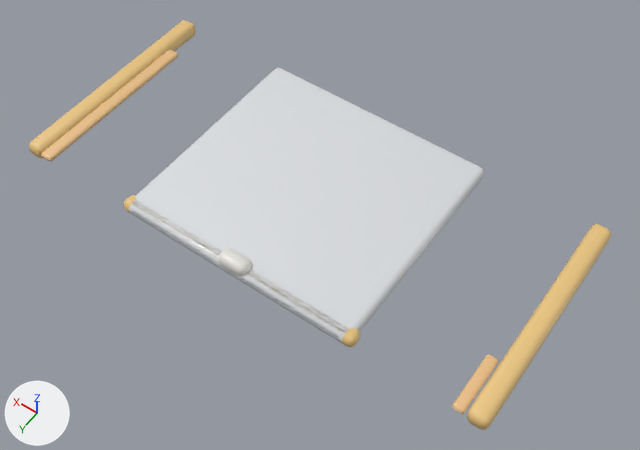
Two versions of the glTF model unity/Assets/Art/EarlyGame/garage-kit/garage-roll-door.glb, one commit apart.
Camera for both pictures: a camera (50 mm lens) standing at (-1.161, 1.977, 2.331) and looking at (-0.089, 0.477, -0.027). The axes (+X, +Y, +Z) are drawn at lower left. The lights are the same throughout. The first picture is the older version. Where no turn or scale is listed for an object, it has been applied to the vertices.

Before the edit, the objects in view are built like this:
```python
ob_drum_001 = bpy.data.objects.new('Drum.001', me_cube_036)
ob_drum_001.location = (0.0, 2.61, 0.0)
ob_framel_001 = bpy.data.objects.new('FrameL.001', me_cube_031)
ob_framel_001.location = (0.0, 1.4, 0.0)
ob_framer_001 = bpy.data.objects.new('FrameR.001', me_cube_032)
ob_framer_001.location = (0.0, 1.4, 0.0)
ob_header_001 = bpy.data.objects.new('Header.001', me_cube_033)
ob_header_001.location = (0.0, 2.67, 0.0)
ob_slat0_001 = bpy.data.objects.new('slat0.001', me_cube_037)
ob_slat0_001.location = (0.0, 1.15, 0.0)
ob_slat7_001 = bpy.data.objects.new('slat7.001', me_cube_044)
ob_slat7_001.location = (0.0, 2.41, 0.0)
ob_stripe_001 = bpy.data.objects.new('Stripe.001', me_cube_034)
ob_stripe_001.location = (0.0, 1.452, 0.0)
ob_stripeb_001 = bpy.data.objects.new('StripeB.001', me_cube_035)
ob_stripeb_001.location = (0.0, 1.355, 0.0)
# also in view: 'Curtain.001' at (0.0, 0.42, 0.04)
```
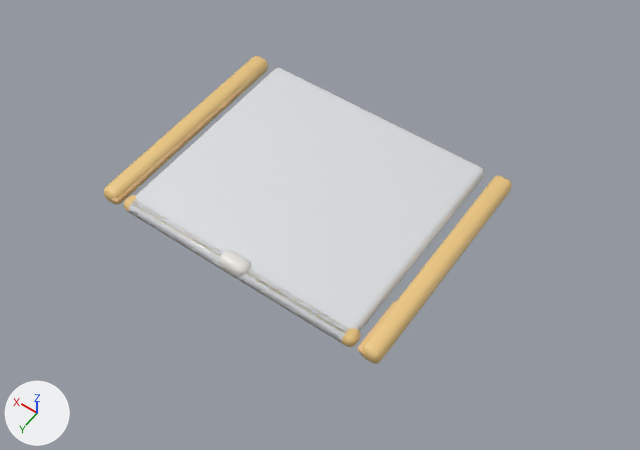
What the commit changed:
Object 'FrameL.001' (ob_framel_001) moves from (0.0, 1.4, 0.0) to (0.36, 1.4, 0.0).
Object 'FrameR.001' (ob_framer_001) moves from (0.0, 1.4, 0.0) to (-0.36, 1.4, 0.0).
Object 'Stripe.001' (ob_stripe_001) moves from (0.0, 1.452, 0.0) to (-0.316, 1.452, -0.004).
Object 'StripeB.001' (ob_stripeb_001) moves from (0.0, 1.355, 0.0) to (0.322, 1.355, -0.004).
Object 'Drum.001' (ob_drum_001) moves from (0.0, 2.61, 0.0) to (0.0, 2.61, -0.008).
Object 'slat0.001' (ob_slat0_001) moves from (0.0, 1.15, 0.0) to (0.0, 1.15, -0.003).
Object 'slat7.001' (ob_slat7_001) moves from (0.0, 2.41, 0.0) to (0.0, 2.41, -0.002).

What differs and where, as boxes [x1, y1, x2, y2] in the pictures (640 x 450 px):
'FrameL.001', moved: before [467, 224, 611, 430]; after [361, 176, 512, 364]
'FrameR.001', moved: before [29, 20, 196, 158]; after [104, 56, 268, 205]
'Stripe.001', moved: before [41, 50, 178, 161]; after [111, 87, 243, 203]
'StripeB.001', moved: before [452, 354, 498, 414]; after [357, 301, 396, 354]
'Drum.001', moved: before [218, 248, 252, 276]; after [219, 250, 251, 277]
'slat7.001', moved (not visible before): after [134, 213, 338, 338]
'slat0.001', moved: before [134, 211, 338, 336]; after [137, 215, 337, 338]
